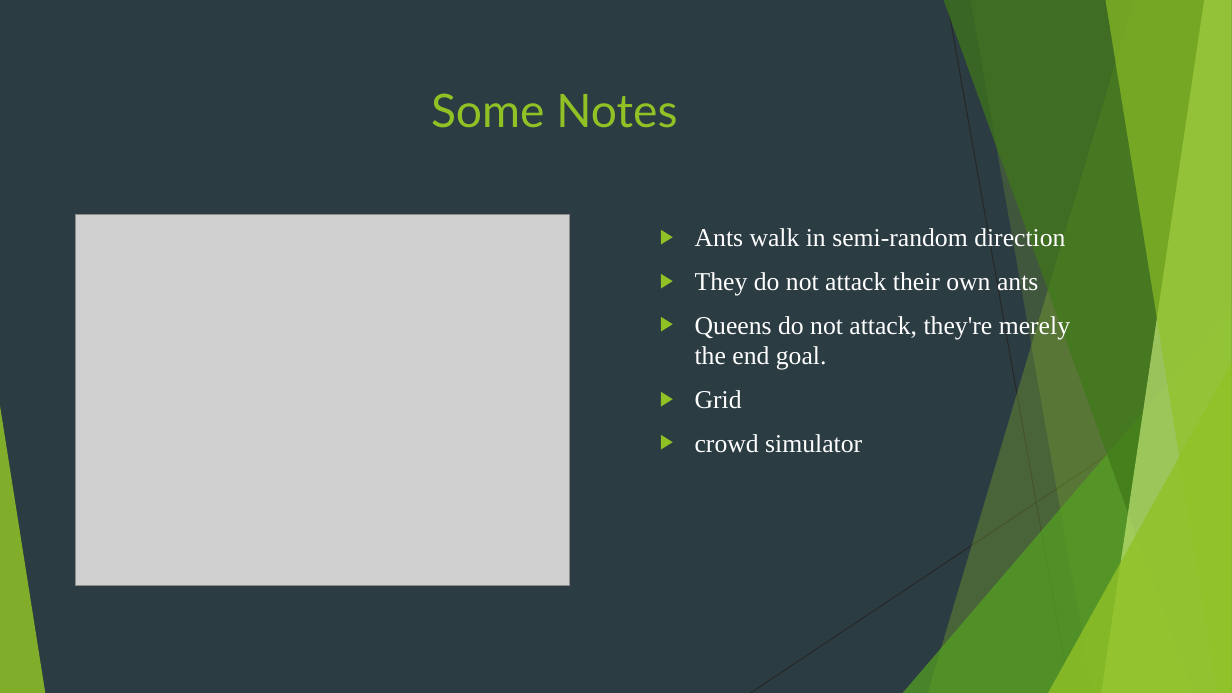
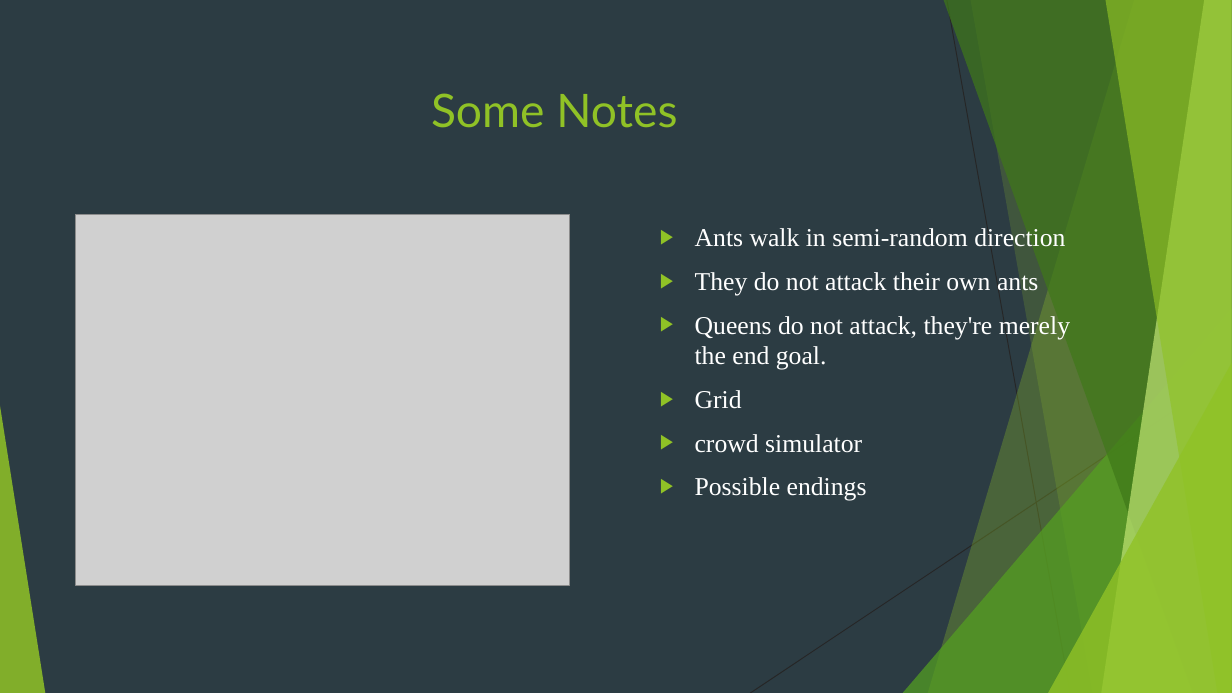
Before and after one commit to Rhernandez513/Ants, a slide deck: slide 4 of Ants! Game Presentation.pptx. Drawn at 1232x693 pixels with LibreOffice and Linux fonts; fonts in the diff are those of the drawing; grey boxes stand for pictures. Boxes give left, top, right and bottom in pixels: in the first picture for what was removed or moved away, otherwise in the second. Text is boxed around its words. In the diff, an @@ line names an element or a change of style, - is before the commit and + after.

```diff
--- a/Ants! Game Presentation.pptx
+++ b/Ants! Game Presentation.pptx
@@ text at (695, 477, 867, 501): paragraph added @@
+▶ Possible endings
```
Also in this commit, not shown: 3 other files.
